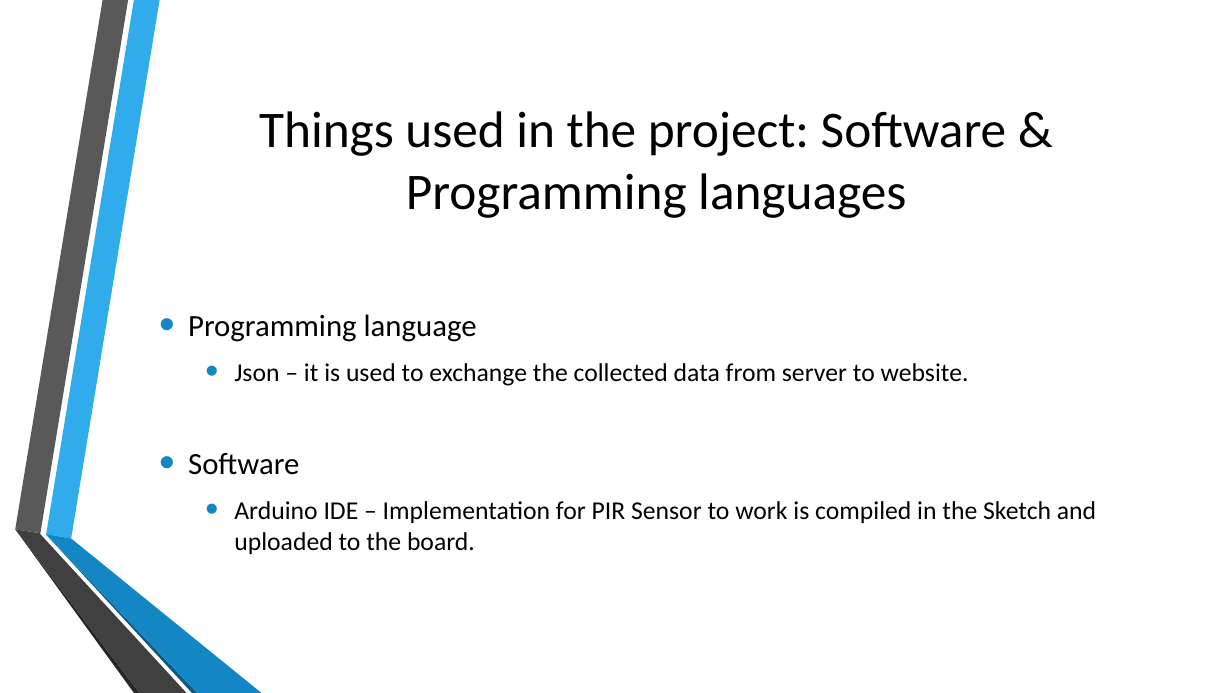
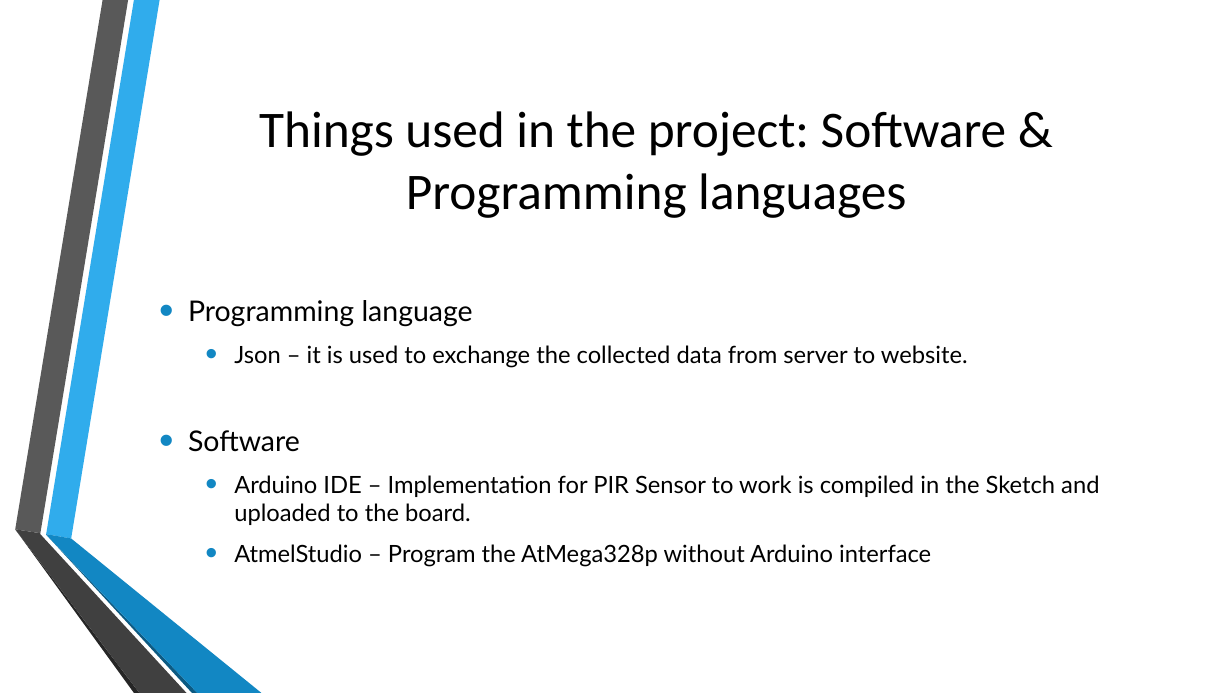
Before and after one commit to SheronSuditha/RedXParking, a slide deck: slide 5 of Presentation/RedXParking.pptx. Drawn at 1232x693 pixels with LibreOffice and Linux fonts; fonts in the diff are those of the drawing; background and template pictures are left out. Boxes give left, top, right and bottom in pixels: in the first picture for what was removed or moved away, otherwise in the second. Text is boxed around its words. In the diff, an @@ line names an element or a change of style, - is before the commit and + after.

Commit message:
Some changes

```diff
--- a/Presentation/RedXParking.pptx
+++ b/Presentation/RedXParking.pptx
@@ text at box(188, 300, 1099, 525): size 24 to 22.2 pt in "Programming language", "Software"; font Calibri to Lato in "Programming language", "Json – it is used to exchange ...", "Software", "Arduino IDE – Implementation for PIR Sensor ..."; size 20 to 18.5 pt in "Json – it is used to exchange ...", "Arduino IDE – Implementation for PIR Sensor ..." @@
@@ text at box(234, 544, 931, 567): paragraph added @@
+  • AtmelStudio – Program the AtMega328p without Arduino interface
```
Also in this commit, not shown: 5 other slides changed.
